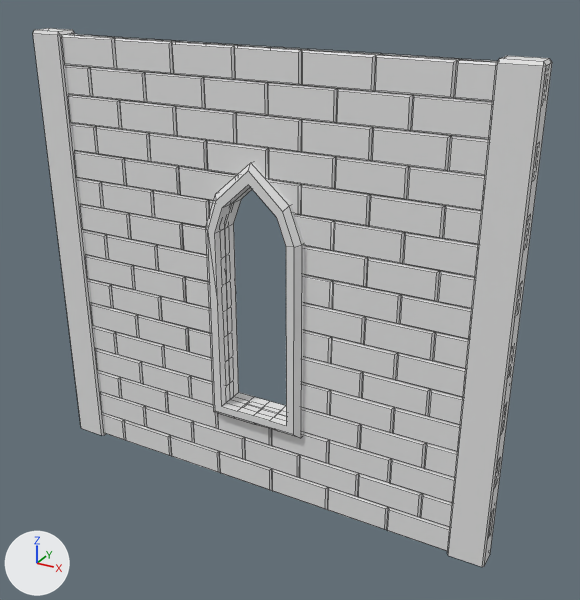
Two versions of the FBX model Assets/Models/wall_brick_window.fbx, one commit apart.
Camera for both pictures: a 50 mm lens placed at (26.2, -43.4, 37.5), pointed at (1.9, 0.8, 15.4). The axes (+X, +Y, +Z) are drawn at lower left. The lights are the same throughout. Mesh edges are drawn as thin lines. Vertices at the same position are counted once.

Objects in the first picture: 'Edge 1', 'Edge 2', 'Wall', 'Window'.
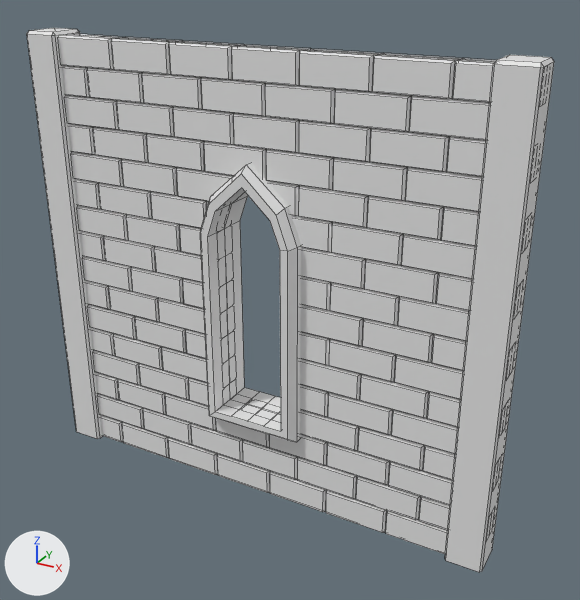
Commit message: adjusted wall thickness

Changed parts and their boxes (x1, y1, x2, y2) in the pictures (580 x 600 px; the box of a moved part takes in the faces that stretch with it):
```json
{"object": "Wall", "change": "reshaped, rescaled", "before": [62, 34, 497, 551], "after": [58, 34, 497, 554]}
{"object": "Edge 2", "change": "rescaled", "before": [447, 56, 552, 567], "after": [445, 55, 554, 572]}
{"object": "Window", "change": "reshaped, rescaled", "before": [206, 162, 305, 438], "after": [201, 163, 303, 442]}
{"object": "Edge 1", "change": "rescaled", "before": [33, 28, 106, 436], "after": [27, 28, 102, 439]}
{"part": 1, "of": "me_cube_006", "change": "moved or reshaped", "before": [271, 180, 333, 282], "after": [268, 181, 332, 284]}
{"part": 2, "of": "me_cube_007", "change": "moved or reshaped", "before": [208, 171, 294, 434], "after": [201, 174, 288, 440]}
```

Edits to the scene script, one JSON object a line:
```json
{"block": "me_cube_006", "where": "# used by ob_wall; location = (15.0, 0.0, 3.0); rotation_euler = (1.571, -1.571, 0.0), in degrees (90, -90, 0); scale = (1.0, 2.33, 1.0)"}
{"op": "remove", "block": "me_cube_006", "code": "me_cube_006.from_pydata(...)  # 1756 vertices, 2033 faces; spans x -3.0..29.0, y -1.0..14.0, z -0.5..0.5"}
{"op": "add", "block": "me_cube_006", "code": "me_cube_006.from_pydata(...)  # 1749 vertices, 2034 faces; spans x -3.0..29.0, y -1.0..14.0, z -0.5..0.5"}
{"block": "me_cube_006", "change": "me_cube_006 part 1"}
{"block": "me_cube_006", "change": "13 vertices are removed from x 7.0..19.0, y 5.3..7.6, z -0.4..0.4"}
{"block": "me_cube_006", "change": "49 faces are deleted"}
{"block": "me_cube_006", "change": "6 vertices are added at (5.0, 5.3, 0.4), (9.0, 7.6, 0.4), (15.0, 7.6, 0.4), (21.0, 6.4, 0.4), (11.0, 5.3, -0.4), (5.0, 5.3, -0.4)"}
{"block": "me_cube_006", "change": "50 new faces join them"}
{"block": "me_cube_007", "where": "# used by ob_window; location = (0.0, 0.0, 12.98); scale = (3.67, 0.822, 7.25)"}
{"op": "remove", "block": "me_cube_007", "code": "me_cube_007.from_pydata(...)  # 84 vertices, 66 faces; spans x -1.0..1.0, y -1.43..1.43, z -1.0..1.67"}
{"op": "add", "block": "me_cube_007", "code": "me_cube_007.from_pydata(...)  # 80 vertices, 66 faces; spans x -1.0..1.0, y -1.43..1.43, z -1.0..1.67"}
{"block": "me_cube_007", "change": "me_cube_007 part 2"}
{"block": "me_cube_007", "change": "4 vertices are removed from x -0.74..0.74, y -1.43..1.43, z -0.05..0.48"}
{"block": "me_cube_007", "change": "10 faces are deleted"}
{"block": "me_cube_007", "change": "10 new faces join them"}
{"op": "set", "path": "ob_wall.scale", "old": "(1.0, 2.33, 1.0)", "new": "(1.0, 2.33, 1.7)"}
{"op": "set", "path": "ob_edge_2.scale", "old": "(1.27, 0.809, 14.3)", "new": "(1.27, 1.37, 14.3)"}
{"op": "set", "path": "ob_window.scale", "old": "(3.67, 0.822, 7.25)", "new": "(3.67, 1.4, 7.25)"}
{"op": "set", "path": "ob_edge_1.scale", "old": "(1.27, 0.809, 14.3)", "new": "(1.27, 1.37, 14.3)"}
```
